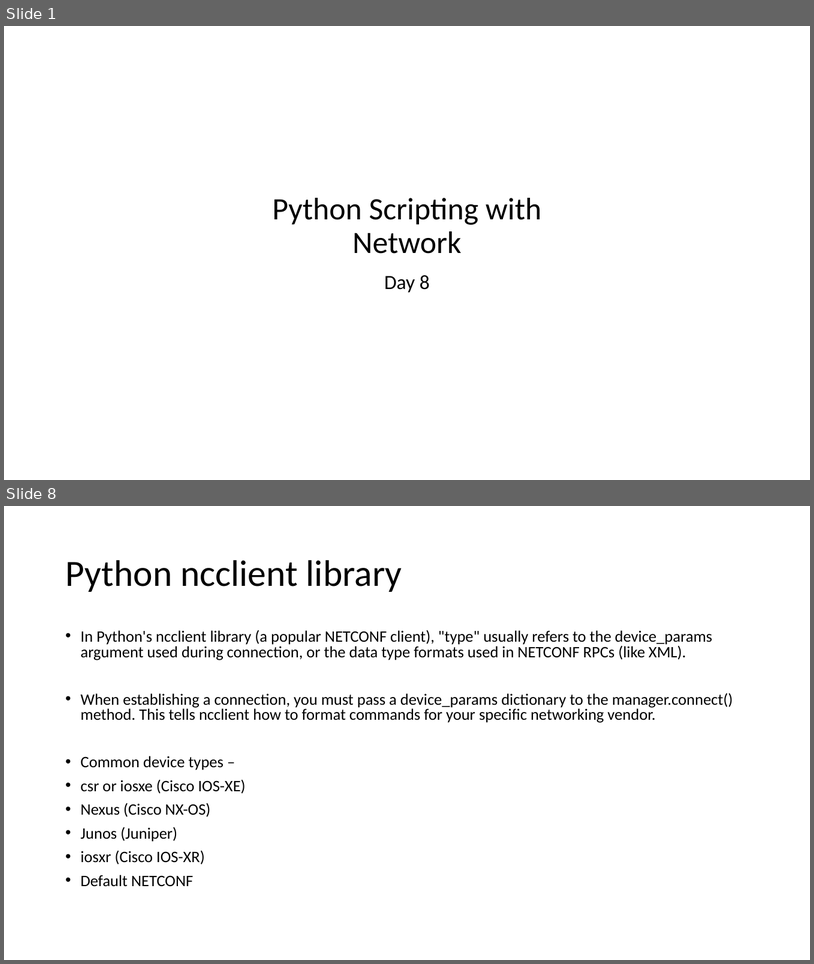
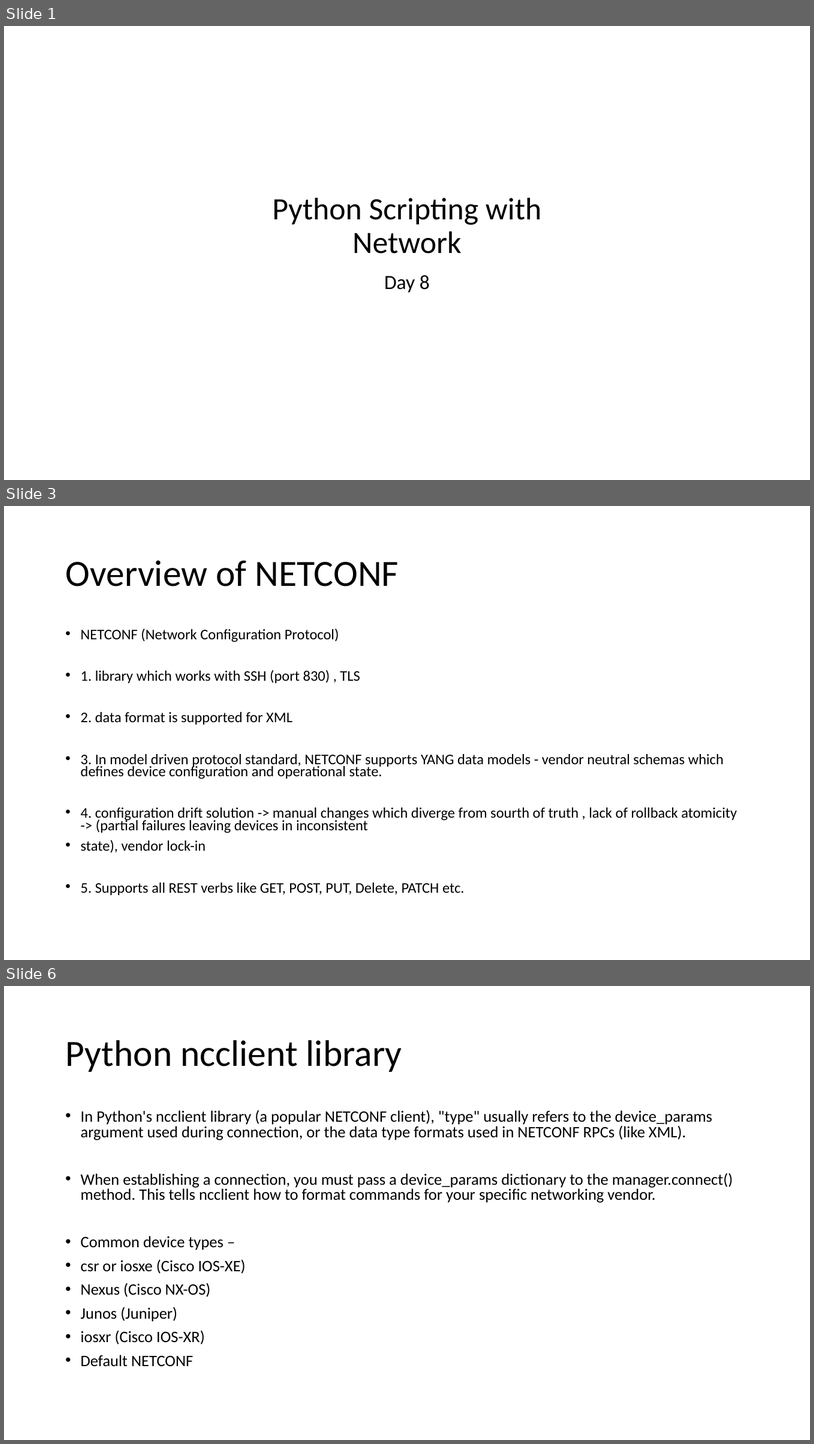
Before and after one commit to imcuteani/Python-Network-Automation, a slide deck: Slides/Day-8/Python Scripting for Networking - Day 8.pptx. Shown one above the other, each under a label of ours: slides 1 and 8 before the commit, slides 1, 3 and 6 after it; the slides between them are not shown. The pictures are 814x964 and 814x1444 pixels, drawn with LibreOffice and Linux fonts; fonts in the diff are those of the drawing; background and template pictures are left out. Boxes give left, top, right and bottom in pixels: in the first picture for what was removed or moved away, otherwise in the second. Text is boxed around its words. In the diff, an @@ line names an element or a change of style, - is before the commit and + after.

```diff
--- a/Slides/Day-8/Python Scripting for Networking - Day 8.pptx
+++ b/Slides/Day-8/Python Scripting for Networking - Day 8.pptx
@@ slide 3 added at <box>4,506,810,960</box>, background #FFFFFF @@
@@ title added at <box>65,560,399,586</box>, 44 pt, text #000000 @@
+Overview of NETCONF
@@ text added at <box>81,628,737,895</box>, 17.5 pt, text #000000 @@
+• NETCONF (Network Configuration Protocol)
+• 1. library which works with SSH (port 830) , TLS
+• 2. data format is supported for XML
+• 3. In model driven protocol standard, NETCONF supports YANG data models - vendor neutral schemas which defines device configuration and operational state.
+• 4. configuration drift solution -> manual changes which diverge from sourth of truth , lack of rollback atomicity -> (partial failures leaving devices in inconsistent
+• state), vendor lock-in
+• 5. Supports all REST verbs like GET, POST, PUT, Delete, PATCH etc.
@@ what was slide 8 is now slide 6 @@
```
Also in this commit, not shown: 1 slide changed, 2 other slides added, 5 slides removed, 1 other file.
